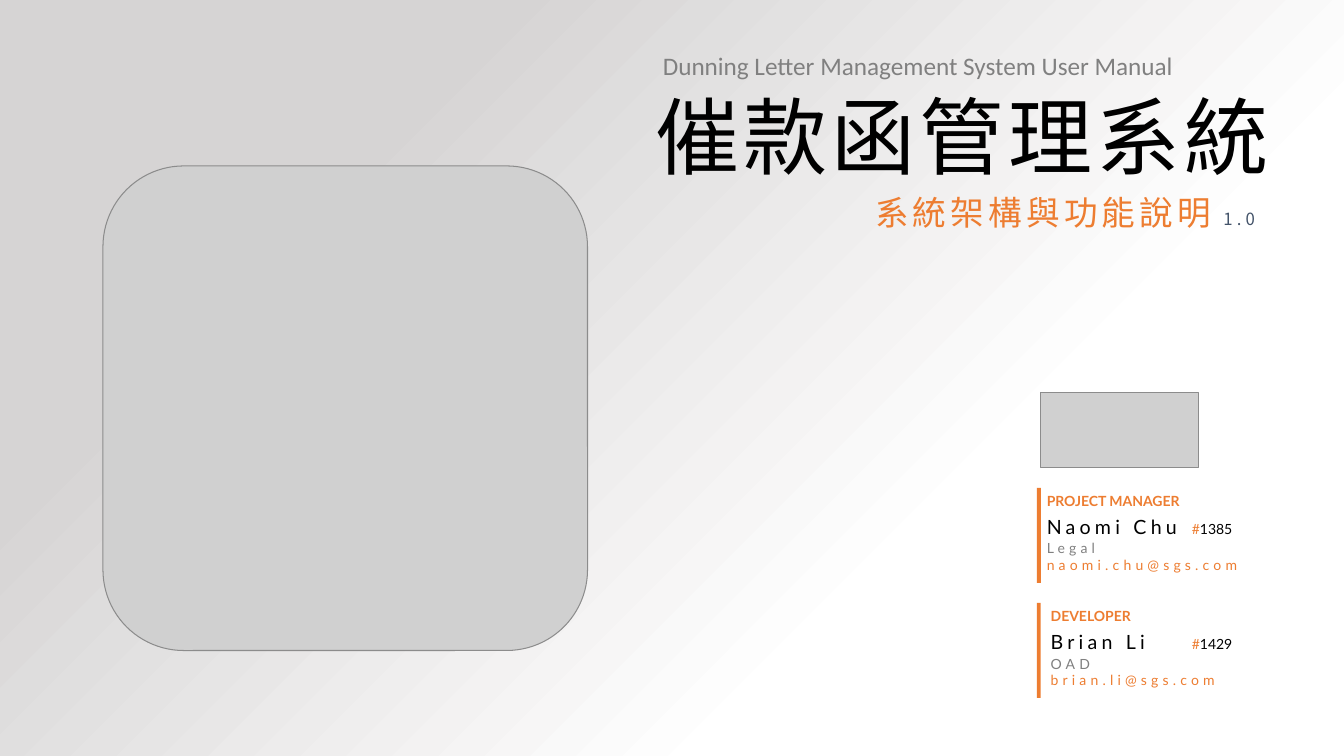
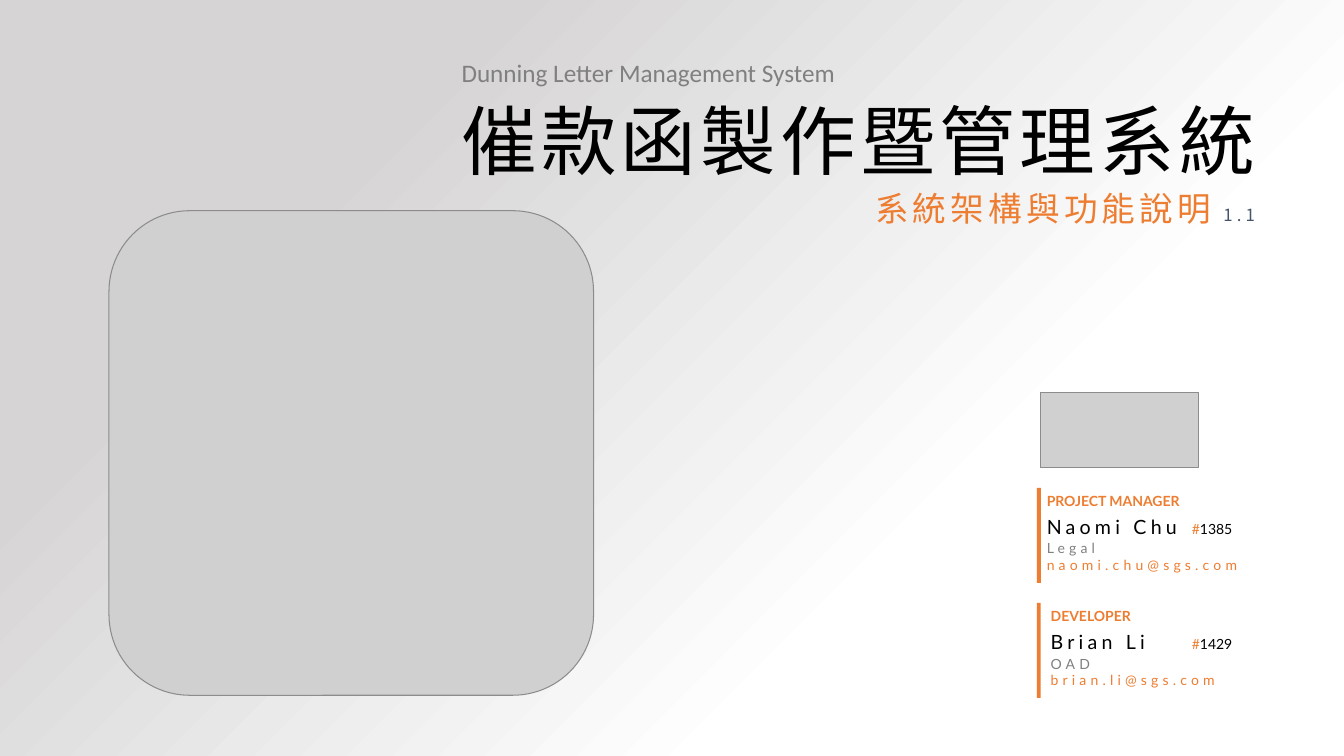
Before and after one commit to dpi627/SGS.LEGAL.DLS, a slide deck: slide 1 of Doc/系統文件/SD/UserManual/Training.pptx. Drawn at 1344x756 pixels with LibreOffice and Linux fonts; fonts in the diff are those of the drawing; grey boxes stand for pictures. Boxes give left, top, right and bottom in pixels: in the first picture for what was removed or moved away, otherwise in the second. Text is boxed around its words. In the diff, an @@ line names an element or a change of style, - is before the commit and + after.

```diff
--- a/Doc/系統文件/SD/UserManual/Training.pptx
+++ b/Doc/系統文件/SD/UserManual/Training.pptx
@@ text at [462, 65, 835, 86]: text changed @@
-Dunning Letter Management System User Manual
+Dunning Letter Management System
@@ title at [461, 105, 1254, 175]: text changed; size 60 to 54 pt @@
-催款函管理系統
+催款函製作暨管理系統
@@ subtitle at [875, 192, 1255, 224]: text changed @@
-系統架構與功能說明 1.0
+系統架構與功能說明 1.1
@@ picture: place and size @@
-picture at [103, 166, 588, 651]
+picture at [109, 211, 594, 696]
```
Also in this commit, not shown: 3 other files.
